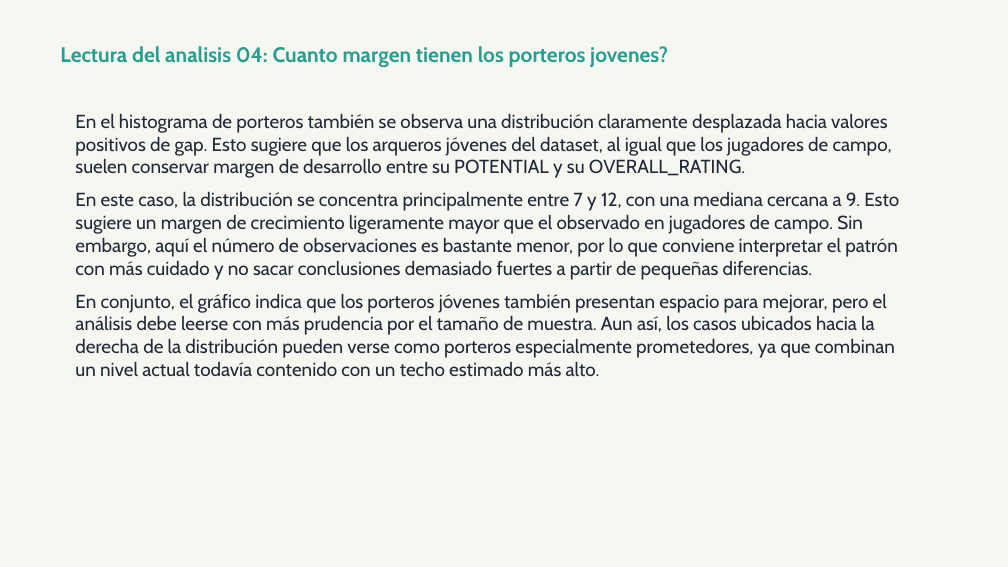
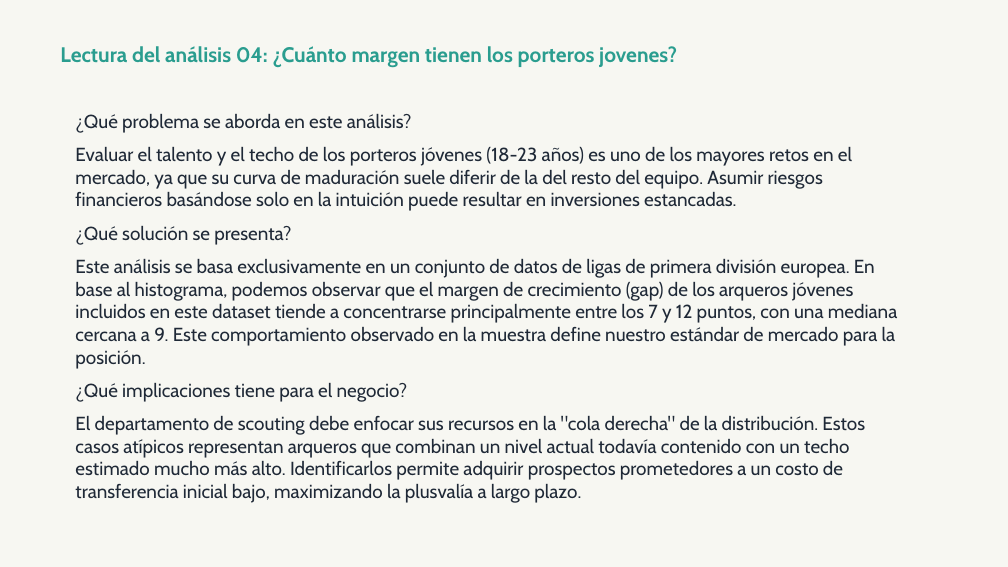
Before and after one commit to OssianV/Proyecto_analisis_soccer_europeo, a slide deck: slide 9 of OUTPUTS/presentacion_final.pptx. Drawn at 1008x567 pixels with LibreOffice and Linux fonts; fonts in the diff are those of the drawing. Boxes give left, top, right and bottom in pixels: in the first picture for what was removed or moved away, otherwise in the second. Text is boxed around its words. In the diff, an @@ line names an element or a change of style, - is before the commit and + after.

Commit message:
Minor changes y analisis correctos en la presentacion creada

```diff
--- a/OUTPUTS/presentacion_final.pptx
+++ b/OUTPUTS/presentacion_final.pptx
@@ text at (60, 46, 677, 68): text changed @@
-Lectura del analisis 04: Cuanto margen tienen los porteros jovenes?
+Lectura del análisis 04: ¿Cuánto margen tienen los porteros jovenes?
@@ text at (75, 114, 897, 503): text changed @@
-En el histograma de porteros también se observa una distribución claramente desplazada hacia valores positivos de gap. Esto sugiere que los arqueros jóvenes del dataset, al igual que los jugadores de campo, suelen conservar margen de desarrollo entre su POTENTIAL y su OVERALL_RATING.
-En este caso, la distribución se concentra principalmente entre 7 y 12, con una mediana cercana a 9. Esto sugiere un margen de crecimiento ligeramente mayor que el observado en jugadores de campo. Sin embargo, aquí el número de observaciones es bastante menor, por lo que conviene interpretar el patrón con más cuidado y no sacar conclusiones demasiado fuertes a partir de pequeñas diferencias.
-En conjunto, el gráfico indica que los porteros jóvenes también presentan espacio para mejorar, pero el análisis debe leerse con más prudencia por el tamaño de muestra. Aun así, los casos ubicados hacia la derecha de la distribución pueden verse como porteros especialmente prometedores, ya que combinan un nivel actual todavía contenido con un techo estimado más alto.
+¿Qué problema se aborda en este análisis?
+Evaluar el talento y el techo de los porteros jóvenes (18-23 años) es uno de los mayores retos en el mercado, ya que su curva de maduración suele diferir de la del resto del equipo. Asumir riesgos financieros basándose solo en la intuición puede resultar en inversiones estancadas.
+¿Qué solución se presenta?
+Este análisis se basa exclusivamente en un conjunto de datos de ligas de primera división europea. En base al histograma, podemos observar que el margen de crecimiento (gap) de los arqueros jóvenes incluidos en este dataset tiende a concentrarse principalmente entre los 7 y 12 puntos, con una mediana cercana a 9. Este comportamiento observado en la muestra define nuestro estándar de mercado para la posición.
+¿Qué implicaciones tiene para el negocio?
+El departamento de scouting debe enfocar sus recursos en la "cola derecha" de la distribución. Estos casos atípicos representan arqueros que combinan un nivel actual todavía contenido con un techo estimado mucho más alto. Identificarlos permite adquirir prospectos prometedores a un costo de transferencia inicial bajo, maximizando la plusvalía a largo plazo.
```
Also in this commit, not shown: 19 other slides changed, 3 other files.
